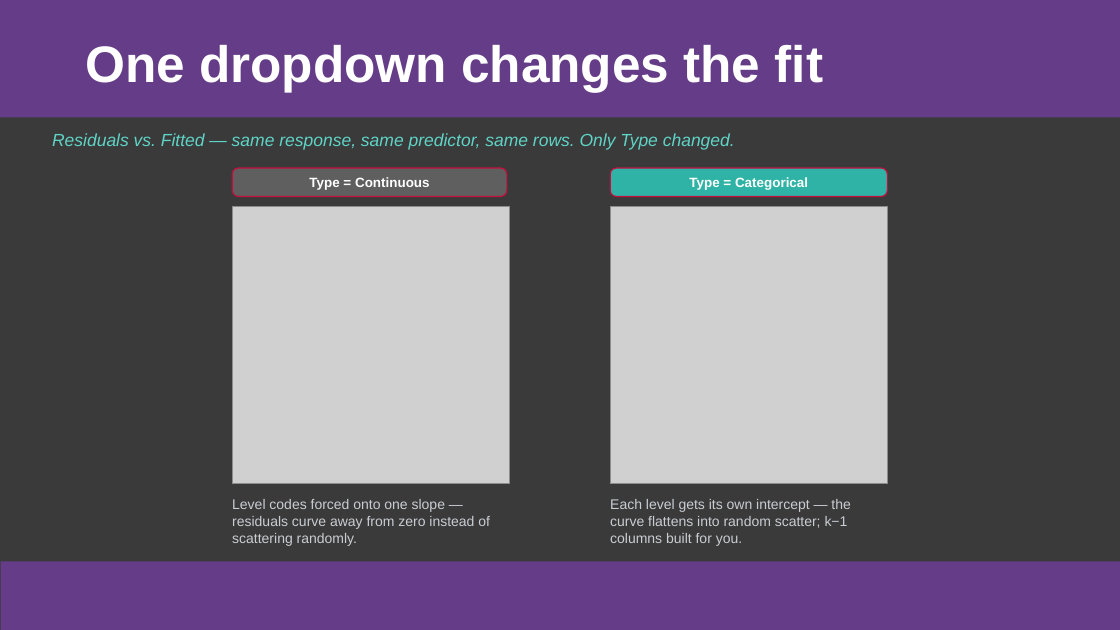
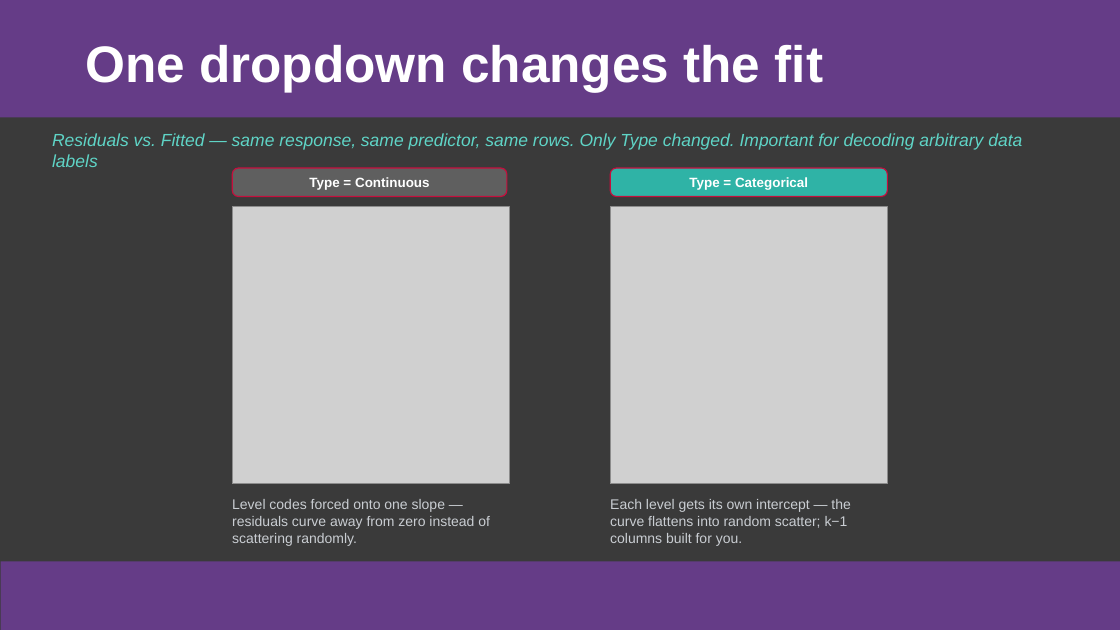
Before and after one commit to colodnerdata/Statistical_Analysis_Lambda_Catalog, a slide deck: slide 17 of Presentations/Excel is Turing Complete CECOP Colodner.pptx (slide 12 before the commit). Drawn at 1120x630 pixels with LibreOffice and Linux fonts; fonts in the diff are those of the drawing; grey boxes stand for pictures. Boxes give left, top, right and bottom in pixels: in the first picture for what was removed or moved away, otherwise in the second. Text is boxed around its words. In the diff, an @@ line names an element or a change of style, - is before the commit and + after.

```diff
--- a/Presentations/Excel is Turing Complete CECOP Colodner.pptx
+++ b/Presentations/Excel is Turing Complete CECOP Colodner.pptx
@@ text at [52,133,1022,167]: text changed @@
-Residuals vs. Fitted — same response, same predictor, same rows. Only Type changed.
+Residuals vs. Fitted — same response, same predictor, same rows. Only Type changed. Important for decoding arbitrary data labels
```
Also in this commit, not shown: 23 other slides changed, 5 slides added, 3 other files.
